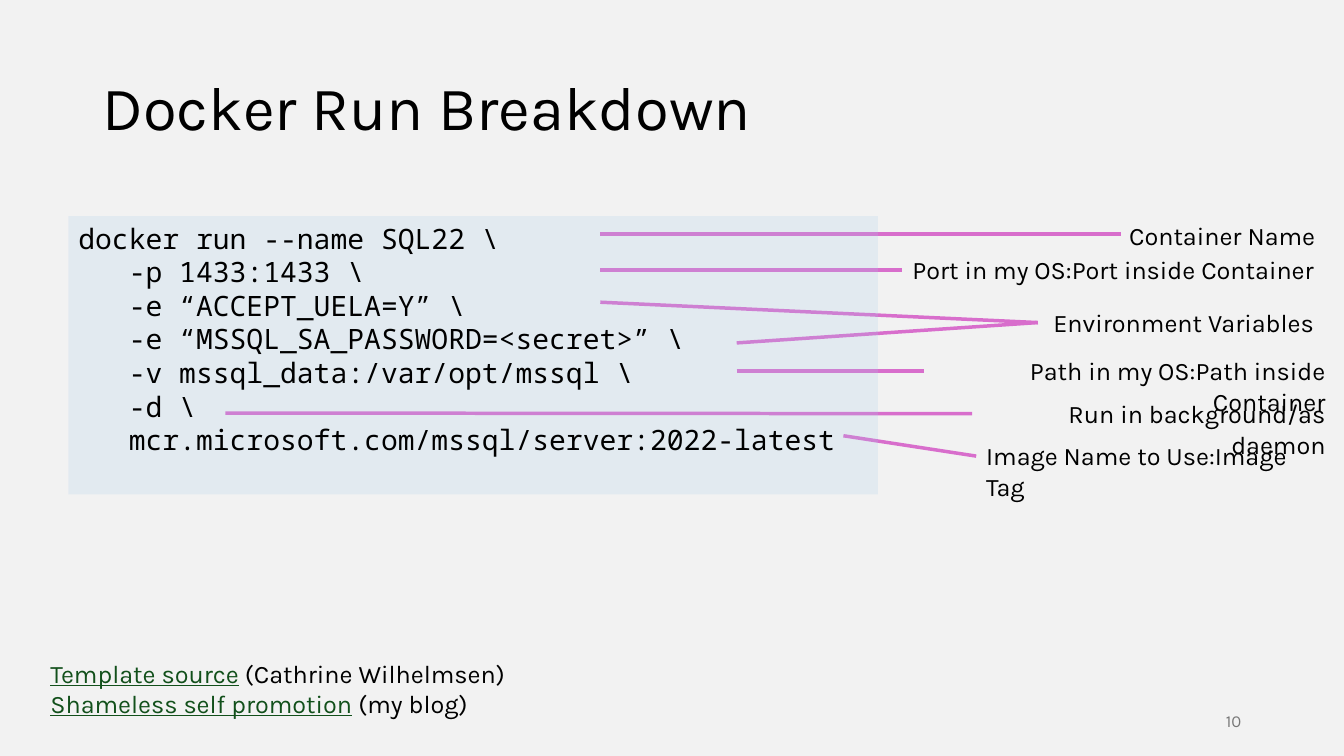
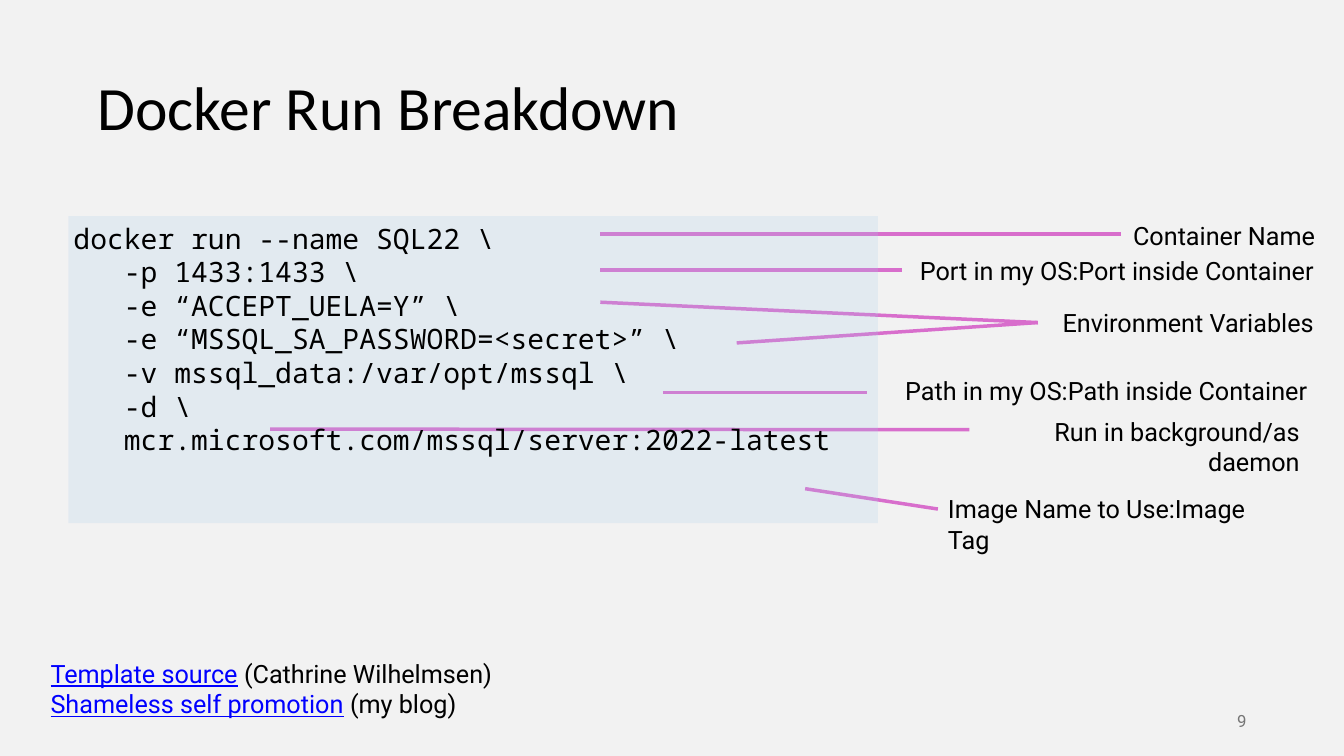
Before and after one commit to ilanham/Presentations, a slide deck: slide 9 of docker/Developing for SQL Server with Docker.pptx (slide 10 before the commit). Drawn at 1344x756 pixels with LibreOffice and Linux fonts; fonts in the diff are those of the drawing. Boxes give left, top, right and bottom in pixels: in the first picture for what was removed or moved away, otherwise in the second. Text is boxed around its words. In the diff, an @@ line names an element or a change of style, - is before the commit and + after.

Commit message:
Updated Docker slides for Tampa Fabric UG Feb 25

```diff
--- a/docker/Developing for SQL Server with Docker.pptx
+++ b/docker/Developing for SQL Server with Docker.pptx
@@ title "Docker Run Breakdown" at (97, 87, 679, 131): font Karla to Calibri @@
@@ rectangle "docker run --name SQL22 \": place and size @@
-rectangle "docker run --name SQL22 \" at (69, 216, 878, 494)
+rectangle "docker run --name SQL22 \" at (69, 216, 878, 522)
@@ text "Path in my OS:Path inside ...": place and size @@
-text "Path in my OS:Path inside ..." at (1030, 362, 1325, 417)
+text "Path in my OS:Path inside ..." at (905, 381, 1307, 406)
@@ line moved from (737, 371) - (924, 371) to (663, 392) - (867, 392) @@
@@ text "Run in background/as daemon": place and size @@
-text "Run in background/as daemon" at (1068, 401, 1325, 460)
+text "Run in background/as daemon" at (1054, 422, 1300, 472)
@@ line moved from (226, 413) - (972, 413) to (270, 430) - (970, 430) @@
@@ line moved from (844, 436) - (976, 456) to (806, 489) - (938, 509) @@
@@ font Karla to Roboto in 6 elements at (920, 261, 1314, 286), (1063, 313, 1314, 333), (1133, 227, 1315, 246), (1054, 422, 1300, 472), (905, 381, 1307, 406), (948, 500, 1245, 555) @@
@@ text "Image Name to Use:Image Tag": place and size @@
-text "Image Name to Use:Image Tag" at (986, 443, 1286, 502)
+text "Image Name to Use:Image Tag" at (948, 500, 1245, 555)
@@ text "Template source (Cathrine Wilhelmsen)" at (51, 663, 492, 719): font Karla to Roboto; text colour #12501B to #0000FF in "Template source", "Shameless self promotion" @@
@@ page number removed at (1226, 716, 1241, 727) @@
-10
@@ page number added at (1237, 715, 1246, 727), 12 pt, text #757575 @@
+9
```
Also in this commit, not shown: 18 other slides changed, 1 slide added, 3 slides removed.
